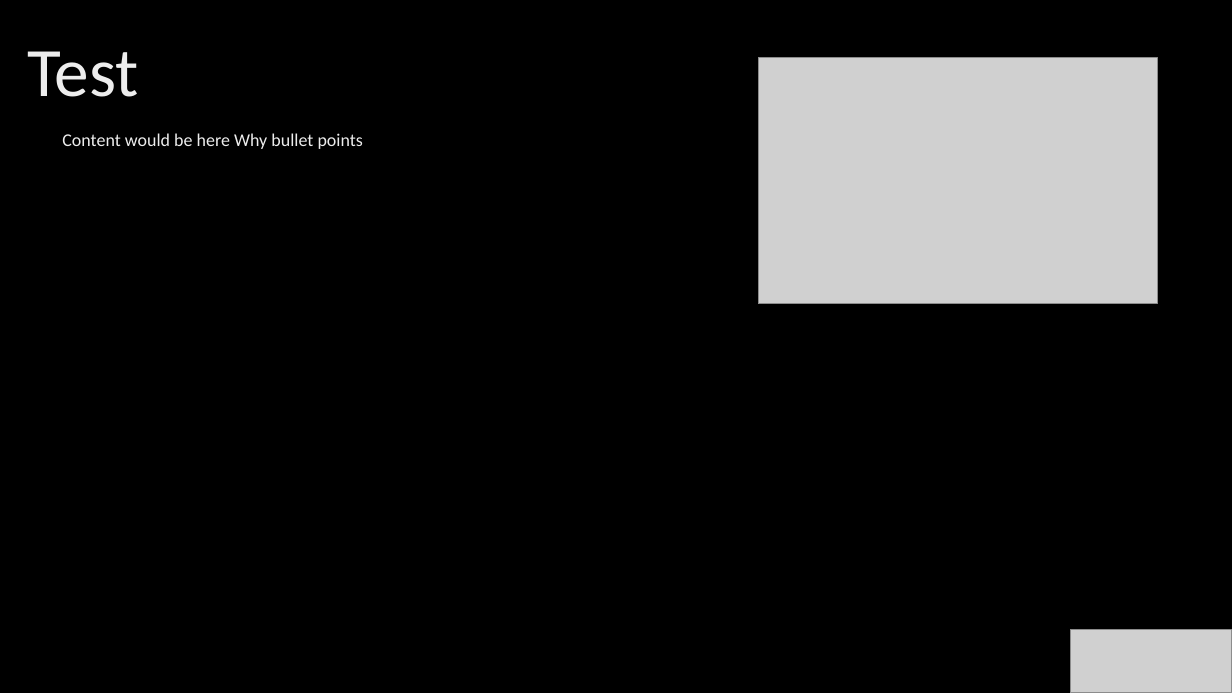
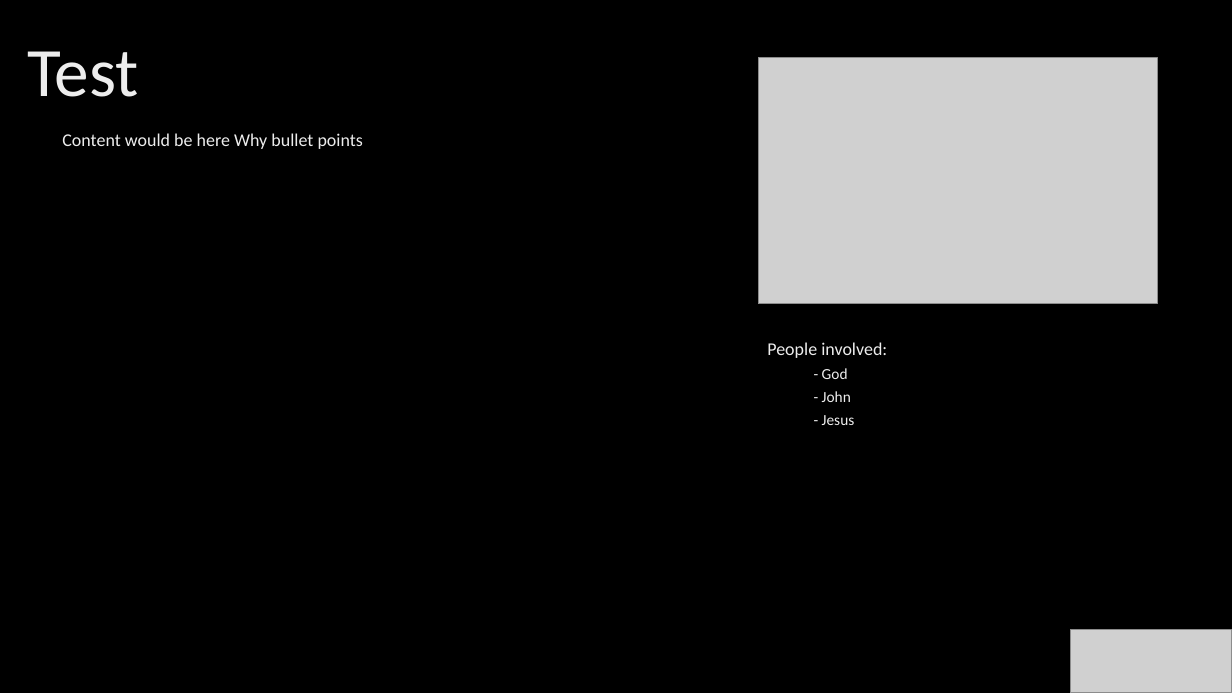
Before and after one commit to COMP2281/software-engineering-group24-25-09, a slide deck: slide 1 of backend/powerpoint/created_slides/test.pptx. Drawn at 1232x693 pixels with LibreOffice and Linux fonts; fonts in the diff are those of the drawing; grey boxes stand for pictures; background and template pictures are left out. Boxes give left, top, right and bottom in pixels: in the first picture for what was removed or moved away, otherwise in the second. Text is boxed around its words. In the diff, an @@ line names an element or a change of style, - is before the commit and + after.

Commit message:
Finished powerpoint slide creater fully

```diff
--- a/backend/powerpoint/created_slides/test.pptx
+++ b/backend/powerpoint/created_slides/test.pptx
@@ text added at (x1=767, y1=342, x2=887, y2=425), 14 pt, text gradient #BFBFBF to #EDEDED to #FFFFFF @@
+People involved:
+  - God
+  - John
+  - Jesus
```
Also in this commit, not shown: 2 other files.
